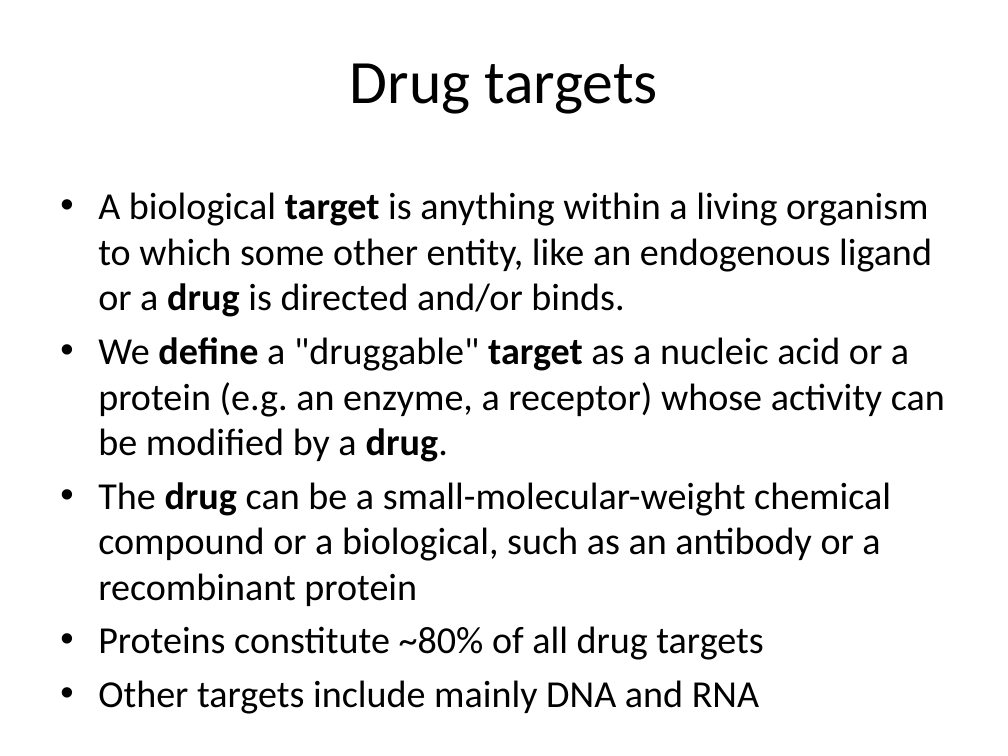
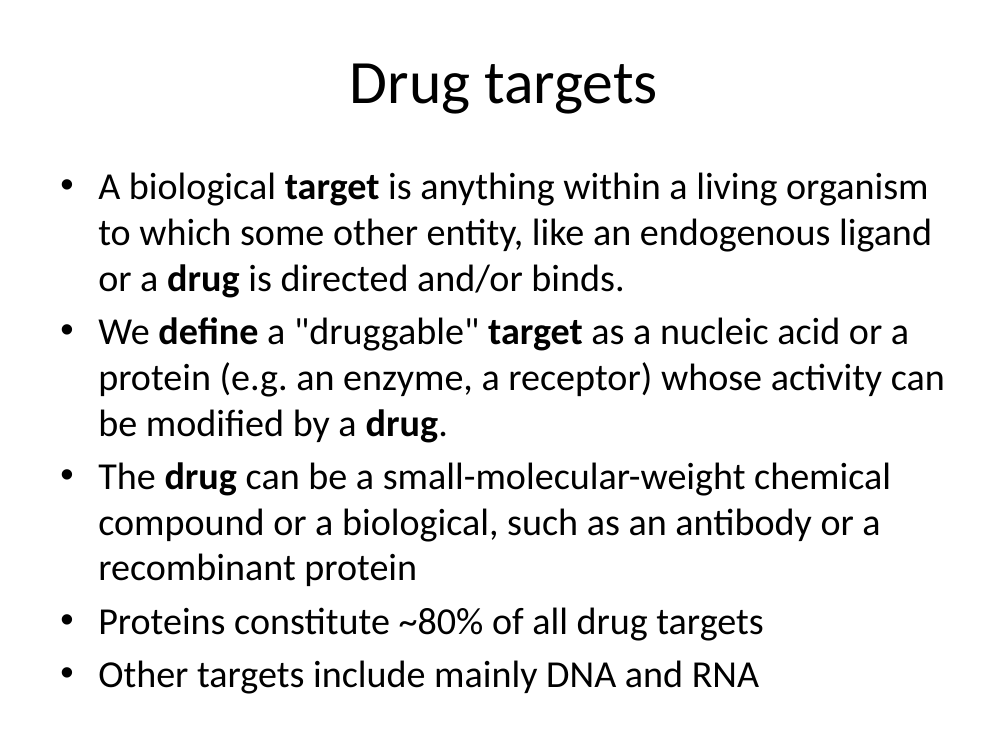
Before and after one commit to Protein-Interactions/BolognaMaster, a slide deck: slide 4 of lectures/protein_small_ligand_interactions.pptx. Drawn at 1008x756 pixels with LibreOffice and Linux fonts; fonts in the diff are those of the drawing. Boxes give left, top, right and bottom in pixels: in the first picture for what was removed or moved away, otherwise in the second. Text is boxed around its words. In the diff, an @@ line names an element or a change of style, - is before the commit and + after.

```diff
--- a/lectures/protein_small_ligand_interactions.pptx
+++ b/lectures/protein_small_ligand_interactions.pptx
@@ text "A biological target is anything ...": place and size @@
-text "A biological target is anything ..." at box(98, 192, 945, 660)
+text "A biological target is anything ..." at box(98, 172, 945, 641)
```
Also in this commit, not shown: 2 other slides changed, 3 other files.
